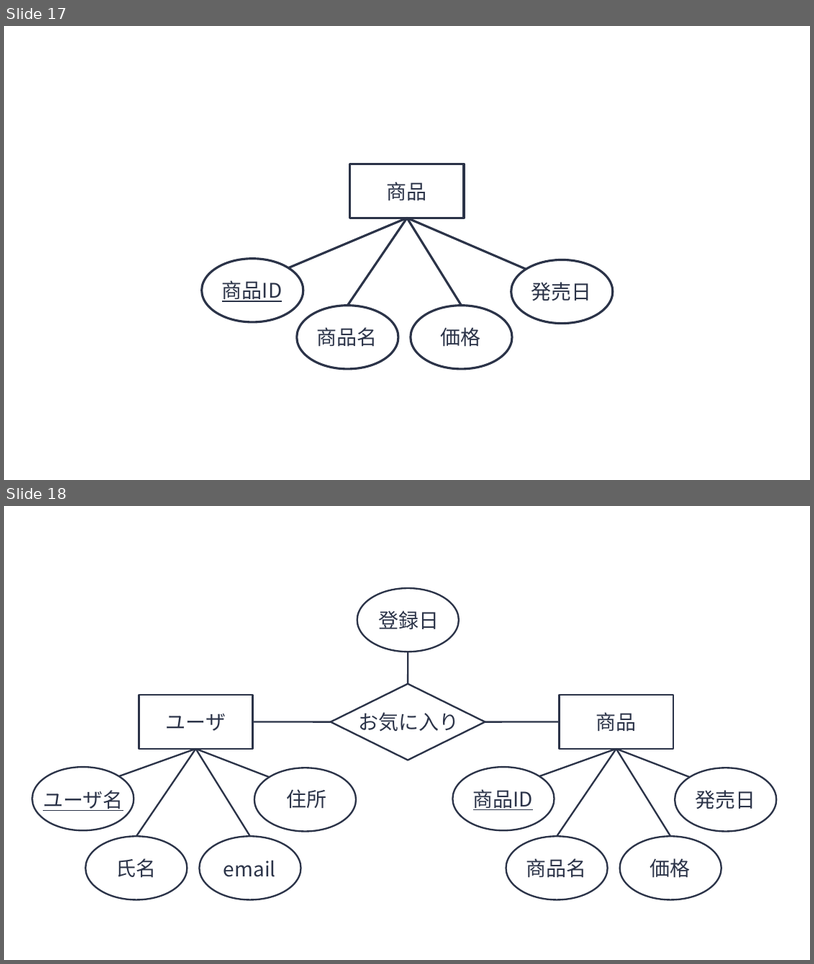
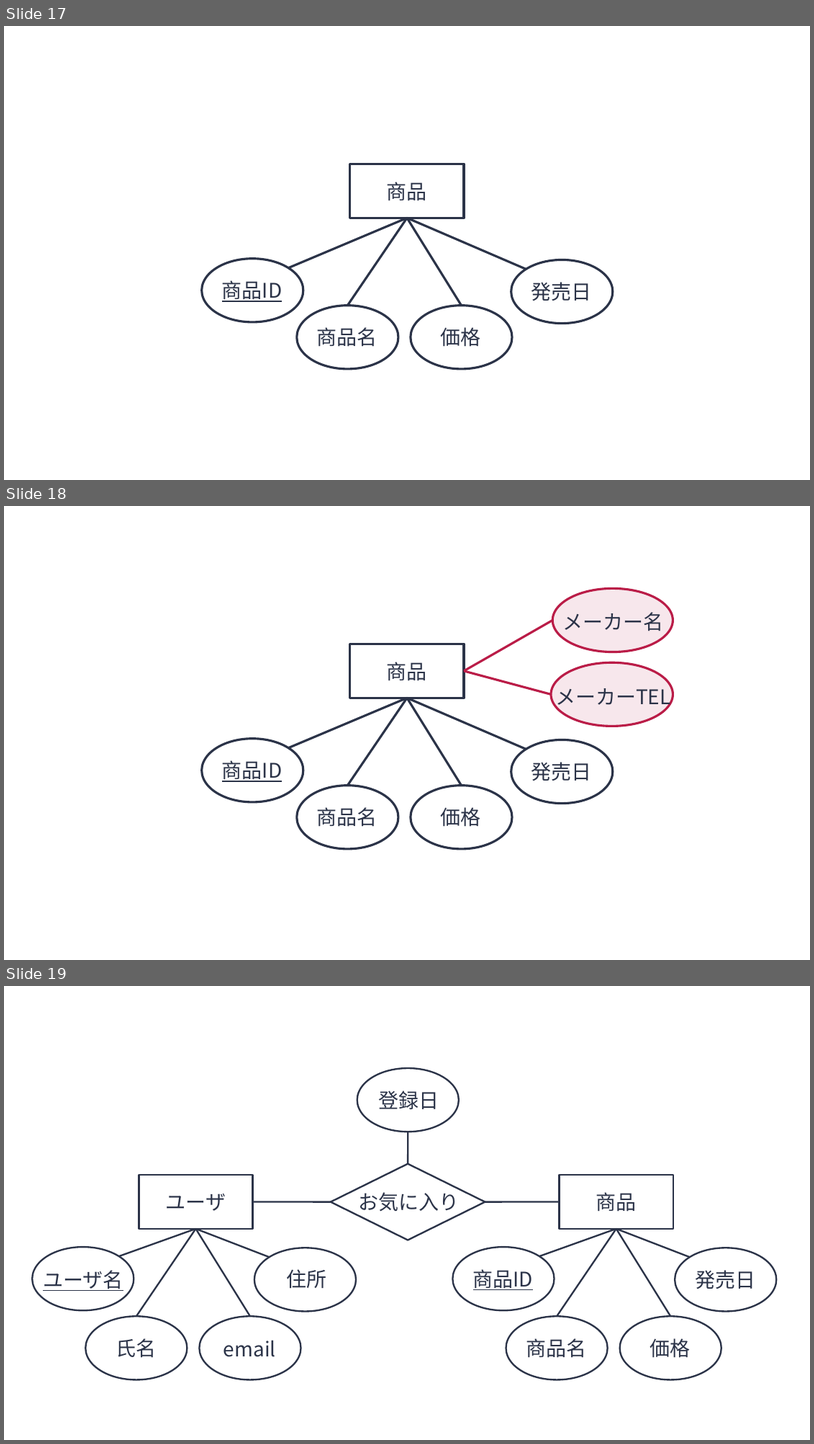
Before and after one commit to trycycle/database-textbook-draft, a slide deck: figure/__material/ppt/図表集-2026.pptx. Shown one above the other, each under a label of ours: slides 17 and 18 before the commit, slides 17, 18 and 19 after it. The pictures are 814x964 and 814x1444 pixels, drawn with LibreOffice and Linux fonts; fonts in the diff are those of the drawing. Boxes give left, top, right and bottom in pixels: in the first picture for what was removed or moved away, otherwise in the second. Text is boxed around its words. In the diff, an @@ line names an element or a change of style, - is before the commit and + after.

```diff
--- a/figure/__material/ppt/図表集-2026.pptx
+++ b/figure/__material/ppt/図表集-2026.pptx
@@ slide 18 added at (x1=4, y1=506, x2=810, y2=960), background #FFFFFF @@
@@ ellipse added at (x1=553, y1=588, x2=674, y2=652), fill #BA1C47 at 10% opacity, outline #BA1C47 2 pt @@
@@ text added at (x1=563, y1=612, x2=664, y2=631), 18 pt, text #2B3348 @@
+メーカー名
@@ line added from (465, 670) to (553, 620), #BA1C47 2 pt @@
@@ rectangle added at (x1=350, y1=644, x2=463, y2=698), outline #2B3348 2 pt, 18 pt, text #2B3348 @@
+商品
@@ line added from (465, 670) to (551, 694), #BA1C47 2 pt @@
@@ ellipse added at (x1=551, y1=662, x2=674, y2=726), fill #BA1C47 at 10% opacity, outline #BA1C47 2 pt @@
@@ line added from (407, 698) to (288, 748), #2B3348 2 pt @@
@@ line added from (407, 698) to (347, 785), #2B3348 2 pt @@
@@ line added from (407, 698) to (461, 785), #2B3348 2 pt @@
@@ line added from (407, 698) to (527, 749), #2B3348 2 pt @@
@@ text added at (x1=556, y1=684, x2=671, y2=710), 18 pt, text #2B3348 @@
+メーカーTEL
@@ ellipse added at (x1=201, y1=739, x2=304, y2=802), outline #2B3348 2 pt @@
@@ ellipse added at (x1=511, y1=740, x2=613, y2=803), outline #2B3348 2 pt @@
@@ text added at (x1=222, y1=760, x2=282, y2=782), 18 pt, text #2B3348, underline @@
+商品ID
@@ text added at (x1=532, y1=762, x2=592, y2=780), 18 pt, text #2B3348 @@
+発売日
@@ ellipse added at (x1=297, y1=785, x2=399, y2=849), outline #2B3348 2 pt @@
@@ ellipse added at (x1=410, y1=785, x2=512, y2=849), outline #2B3348 2 pt @@
@@ text added at (x1=317, y1=807, x2=378, y2=826), 18 pt, text #2B3348 @@
+商品名
@@ text added at (x1=441, y1=807, x2=481, y2=826), 18 pt, text #2B3348 @@
+価格
@@ what was slide 18 is now slide 19 @@
```
Also in this commit, not shown: 3 slides changed, 6 other slides added, 29 other files.
